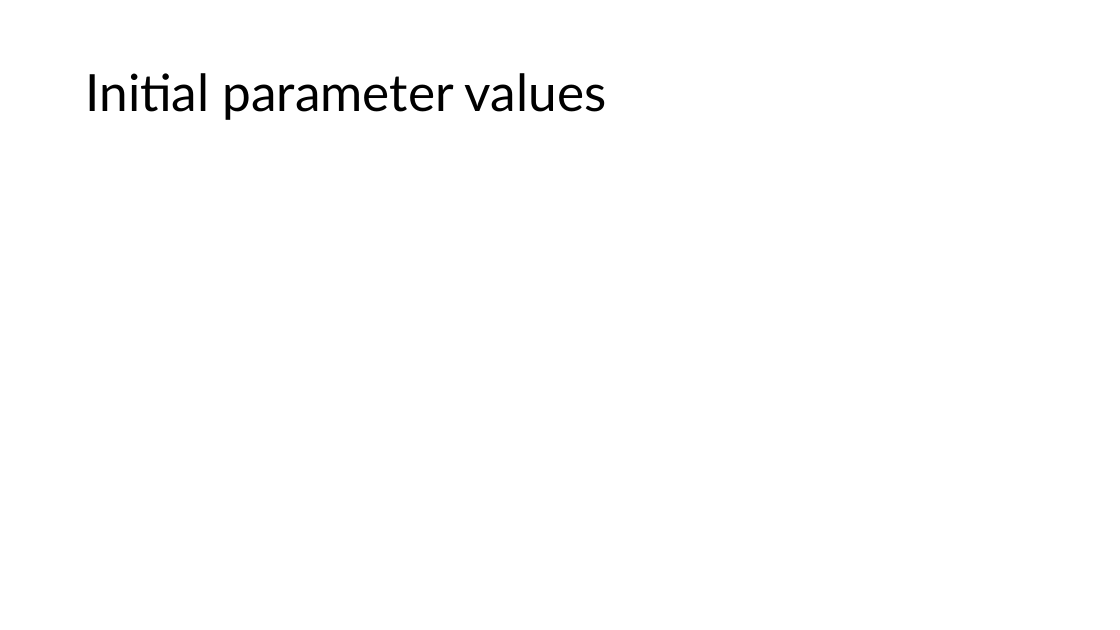
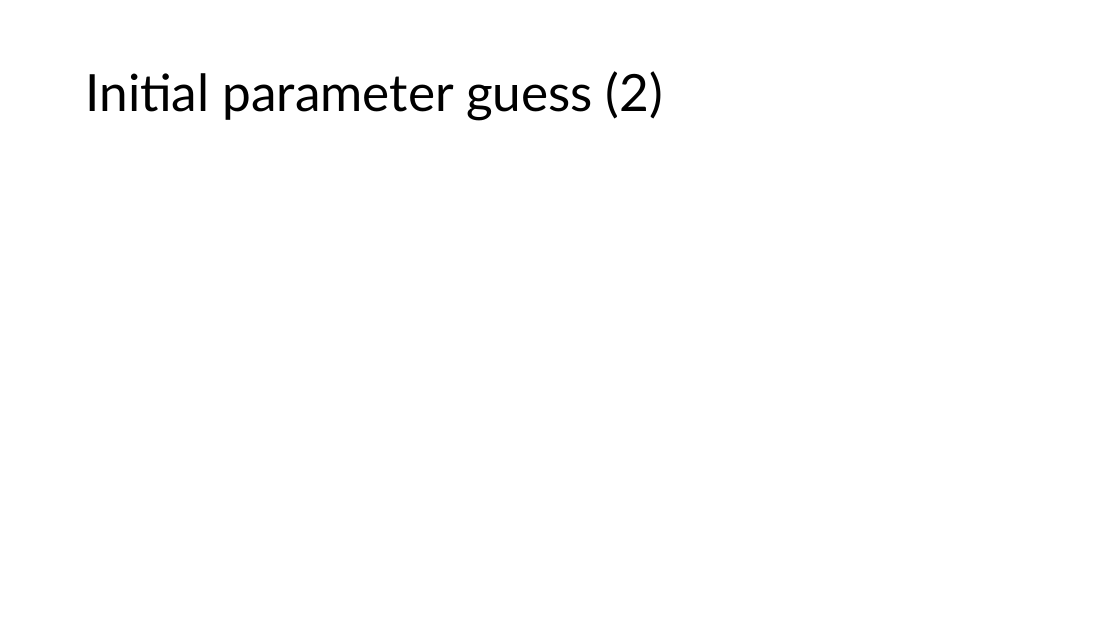
Before and after one commit to are-mj/OpticalTweezers, a slide deck: slide 24 of Summer school 2024/Fitting models to experiment.pptx (slide 23 before the commit). Drawn at 1120x630 pixels with LibreOffice and Linux fonts; fonts in the diff are those of the drawing; grey boxes stand for pictures. Boxes give left, top, right and bottom in pixels: in the first picture for what was removed or moved away, otherwise in the second. Text is boxed around its words. In the diff, an @@ line names an element or a change of style, - is before the commit and + after.

```diff
--- a/Summer school 2024/Fitting models to experiment.pptx
+++ b/Summer school 2024/Fitting models to experiment.pptx
@@ title at [85,71,663,120]: text changed @@
-Initial parameter values
+Initial parameter guess (2)
```
Also in this commit, not shown: 8 other slides changed, 3 slides added, 2 slides removed.
